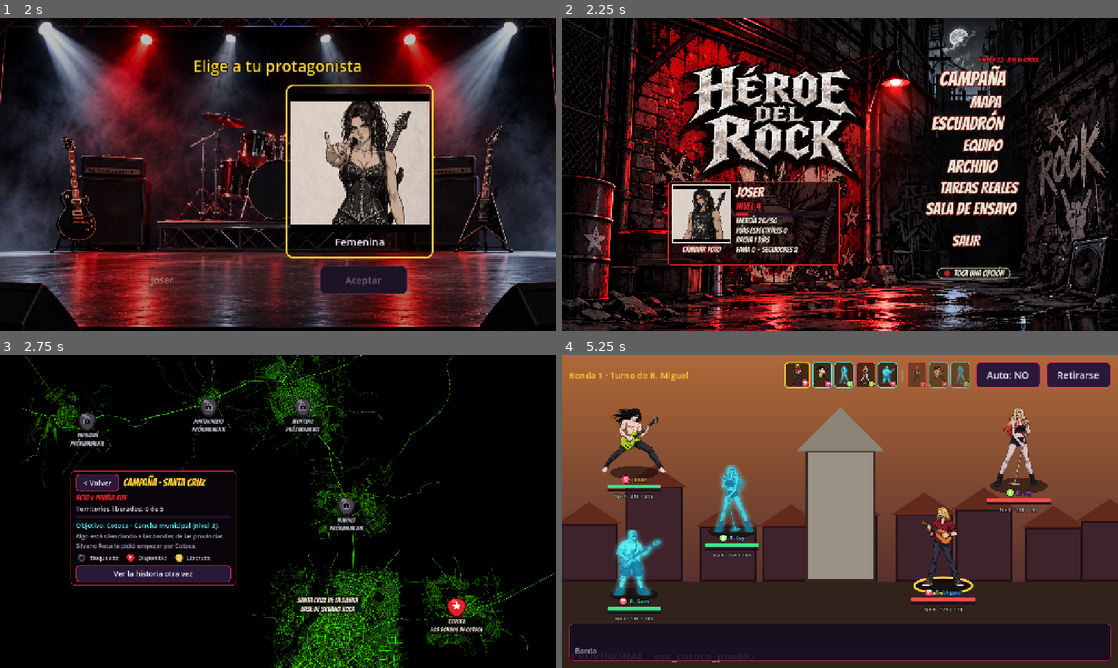
Above: before the commit, frames 1-4 (two rows, left to right).
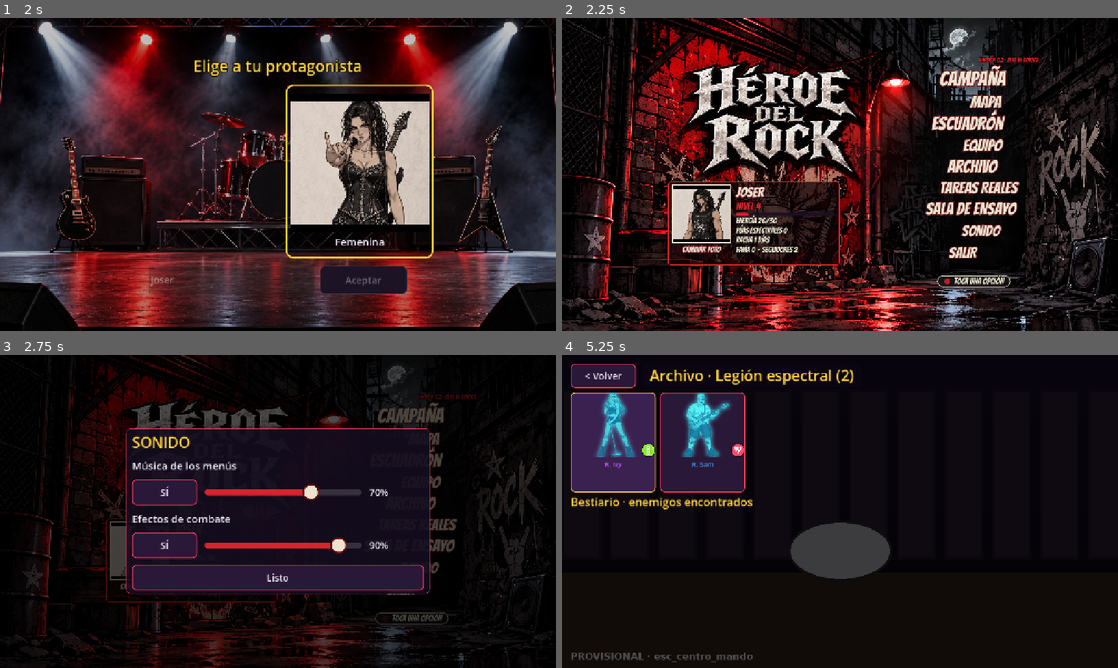
Above: after the commit, the same moments.

Repository: jhontitorblood/Heroe-del-Rock
Game: Godot game, scene res://tests/capturas.tscn
Two runs of this game, one before a commit and one after it. Both use one fixed random seed, a clock stepped at 60 frames per second and the inputs below. This scene is started directly instead of the project's main scene. Video files are missing from this copy of the repository; at most half a second of black plays in their place.
Inputs (mouse positions are in pixels of both pictures, inside the frame that each line leads up to):
- Up to frame 1 (2 s): click (278, 174) at 0.67 s; click (194, 171) at 1.27 s
- Up to frame 2 (2.25 s): click (923, 171) at 2 s
- Up to frame 3 (2.75 s): no input
- Up to frame 4 (5.25 s): click (734, 542) at 2.77 s; click "< Volver" at 3.5 s; click (767, 376) at 4.25 s, where only the run before the commit has a clickable "Ventajas por tipo"; click (612, 442) at 5.02 s

Frame 1 is identical in both runs. In frame 2, 1.3% of the frame differs, in the area x 67-81%, y 66-87%; in frame 3, 46%; in frame 4, 88%, in the area x 0-100%, y 0-100%.

Commit message:
Música de fondo en los menús y ventana SONIDO con encendido y volumen
- Last Lap Hero suena en inicio, selección, menú principal, Escuadrón, Equipo,
  Archivo, Tareas reales y Sala de Ensayo; se desvanece en intro, campaña,
  mapa y combate
- Nueva opción SONIDO: música y efectos de combate por separado (sí/no y volumen),
  guardados en user://ajustes.json

Co-Authored-By: Claude Opus 5.5 <noreply@anthropic.com>
Claude-Session: https://claude.ai/code/session_0146Z2twdAYFa7JBRbLJtDJs

Diff:
--- a/project.godot
+++ b/project.godot
@@ -16,6 +16,7 @@
 
 Datos="*res://scripts/autoload/datos.gd"
 Estado="*res://scripts/autoload/estado.gd"
+Sonido="*res://scripts/autoload/sonido.gd"
 
 [display]
 
--- /dev/null
+++ b/scripts/autoload/sonido.gd
@@ -0,0 +1,105 @@
+extends Node
+## Música de fondo y volumen del juego.
+## - La música de menús suena en las pantallas de MUSICA_EN y se apaga (con desvanecido)
+##   en las demás: video de intro, campaña, mapa y combate.
+## - Los ajustes (música y efectos: encendido y volumen) se guardan en user://ajustes.json,
+##   aparte de la partida, así se conservan aunque empieces una partida nueva.
+
+const RUTA_AJUSTES := "user://ajustes.json"
+const MUSICA_MENU := "res://assets/musica/menu"
+const MUSICA_EN := ["titulo", "creacion", "centro", "escuadron", "equipo", "archivo", "tareas", "ensayo"]
+const BUS_MUSICA := "Musica"
+const BUS_EFECTOS := "Efectos"
+
+var ajustes := {"musica_on": true, "musica_vol": 0.7, "efectos_on": true, "efectos_vol": 0.9}
+var reproductor: AudioStreamPlayer
+var tw: Tween
+
+
+func _ready() -> void:
+	process_mode = Node.PROCESS_MODE_ALWAYS
+	_crear_bus(BUS_MUSICA)
+	_crear_bus(BUS_EFECTOS)
+	_cargar()
+	reproductor = AudioStreamPlayer.new()
+	reproductor.bus = BUS_MUSICA
+	add_child(reproductor)
+	var st := _cargar_musica()
+	if st:
+		reproductor.stream = st
+	aplicar()
+
+
+func _crear_bus(nombre: String) -> void:
+	if AudioServer.get_bus_index(nombre) != -1:
+		return
+	AudioServer.add_bus()
+	var i := AudioServer.bus_count - 1
+	AudioServer.set_bus_name(i, nombre)
+	AudioServer.set_bus_send(i, "Master")
+
+
+func _cargar_musica() -> AudioStream:
+	for ext: String in [".ogg", ".mp3", ".wav"]:
+		var ruta: String = MUSICA_MENU + ext
+		if ResourceLoader.exists(ruta):
+			var st: AudioStream = load(ruta)
+			if "loop" in st:
+				st.set("loop", true)
+			return st
+	return null
+
+
+## Llamar al cambiar de pantalla: decide si la música de menús suena o no.
+func pantalla(nombre: String) -> void:
+	if reproductor == null or reproductor.stream == null:
+		return
+	if nombre in MUSICA_EN:
+		if not reproductor.playing:
+			reproductor.volume_db = -40.0
+			reproductor.play()
+		_desvanecer(0.0, 0.8)
+	elif reproductor.playing:
+		_desvanecer(-40.0, 0.8, true)
+
+
+func _desvanecer(destino_db: float, dur: float, detener := false) -> void:
+	if tw:
+		tw.kill()
+	tw = create_tween()
+	tw.tween_property(reproductor, "volume_db", destino_db, dur)
+	if detener:
+		tw.tween_callback(reproductor.stop)
+
+
+## Aplica encendido/volumen a los buses de música y efectos.
+func aplicar() -> void:
+	for par in [[BUS_MUSICA, "musica"], [BUS_EFECTOS, "efectos"]]:
+		var i := AudioServer.get_bus_index(par[0])
+		var vol: float = ajustes[par[1] + "_vol"]
+		var on: bool = ajustes[par[1] + "_on"]
+		AudioServer.set_bus_mute(i, not on or vol <= 0.001)
+		AudioServer.set_bus_volume_db(i, linear_to_db(max(vol, 0.001)))
+
+
+func cambiar(clave: String, valor) -> void:
+	ajustes[clave] = valor
+	aplicar()
+	_guardar()
+
+
+func _cargar() -> void:
+	if not FileAccess.file_exists(RUTA_AJUSTES):
+		return
+	var v = JSON.parse_string(FileAccess.get_file_as_string(RUTA_AJUSTES))
+	if typeof(v) == TYPE_DICTIONARY:
+		for k in ajustes:
+			if v.has(k):
+				ajustes[k] = v[k]
+
+
+func _guardar() -> void:
+	var f := FileAccess.open(RUTA_AJUSTES, FileAccess.WRITE)
+	if f:
+		f.store_string(JSON.stringify(ajustes))
+		f.close()
--- a/scripts/main.gd
+++ b/scripts/main.gd
@@ -27,6 +27,7 @@
 	actual = s
 	nombre_actual = nombre
 	add_child(s)
+	Sonido.pantalla(nombre)
 
 
 func _orientar(vertical: bool) -> void:
--- a/scripts/pantallas/centro.gd
+++ b/scripts/pantallas/centro.gd
@@ -16,7 +16,8 @@
 	["ARCHIVO", 54, 1040, 336, "archivo"],
 	["TAREAS REALES", 48, 1058, 400, "tareas"],
 	["SALA DE ENSAYO", 52, 1035, 464, "ensayo"],
-	["SALIR", 46, 1020, 560, "titulo"],
+	["SONIDO", 46, 1065, 530, "sonido"],
+	["SALIR", 46, 1010, 596, "titulo"],
 ]
 
 var lbl_desafinado: Label
@@ -67,7 +68,7 @@
 	h.add_child(_texto("TOCA UNA OPCIÓN", 26, HUESO, Color.BLACK, 6))
 	lienzo.add_child(pild)
 	pild.reset_size()
-	pild.position = Vector2(1045 - pild.size.x / 2.0, 640)
+	pild.position = Vector2(1045 - pild.size.x / 2.0, 664)
 	var tw := punto.create_tween().set_loops()
 	tw.tween_property(punto, "modulate:a", 0.3, 0.7)
 	tw.tween_property(punto, "modulate:a", 1.0, 0.7)
@@ -171,6 +172,9 @@
 	b.pressed.connect(func():
 		if navegando:
 			return
+		if destino == "sonido":
+			_ventana_sonido()
+			return
 		navegando = true
 		var tw := b.create_tween()
 		tw.tween_property(b, "scale", Vector2(1.12, 1.12), 0.08)
@@ -247,3 +251,73 @@
 		UI.aviso(self, "Foto", err)
 		return
 	foto.texture = Estado.textura_protagonista()
+
+
+## Ventana de sonido: música y efectos, cada uno con encendido y volumen.
+func _ventana_sonido() -> void:
+	var capa := UI.capa_modal(self)
+	var v := UI.centrado(capa, 700)
+	v.add_child(UI.etiqueta("SONIDO", 34, UI.ORO))
+	for fila in [["musica", "Música de los menús"], ["efectos", "Efectos de combate"]]:
+		var clave: String = fila[0]
+		v.add_child(UI.etiqueta(fila[1], 24, UI.TEXTO))
+		var h := HBoxContainer.new()
+		h.add_theme_constant_override("separation", 18)
+		v.add_child(h)
+		var on: bool = Sonido.ajustes[clave + "_on"]
+		var bt := Button.new()
+		bt.custom_minimum_size = Vector2(150, 60)
+		var lbl_vol := UI.etiqueta("", 22, UI.TEXTO)
+		lbl_vol.custom_minimum_size = Vector2(70, 0)
+		var sl := HSlider.new()
+		sl.min_value = 0
+		sl.max_value = 100
+		sl.step = 5
+		sl.value = round(float(Sonido.ajustes[clave + "_vol"]) * 100)
+		sl.custom_minimum_size = Vector2(360, 60)
+		sl.size_flags_vertical = Control.SIZE_SHRINK_CENTER
+		_estilo_deslizador(sl)
+		var refrescar := func():
+			var encendido: bool = Sonido.ajustes[clave + "_on"]
+			bt.text = "SÍ" if encendido else "NO"
+			bt.modulate = Color.WHITE if encendido else Color(0.6, 0.6, 0.6)
+			sl.editable = encendido
+			sl.modulate = Color.WHITE if encendido else Color(1, 1, 1, 0.4)
+			lbl_vol.text = "%d%%" % int(sl.value)
+		bt.pressed.connect(func():
+			Sonido.cambiar(clave + "_on", not bool(Sonido.ajustes[clave + "_on"]))
+			refrescar.call())
+		sl.value_changed.connect(func(x: float):
+			Sonido.cambiar(clave + "_vol", x / 100.0)
+			refrescar.call())
+		h.add_child(bt)
+		h.add_child(sl)
+		h.add_child(lbl_vol)
+		refrescar.call()
+	v.add_child(UI.boton("Listo", func(): capa.queue_free(), Vector2(0, 60)))
+
+
+## Deslizador grande y fácil de mover con el dedo.
+func _estilo_deslizador(sl: HSlider) -> void:
+	var riel := StyleBoxFlat.new()
+	riel.bg_color = Color(1, 1, 1, 0.15)
+	riel.set_corner_radius_all(6)
+	riel.content_margin_top = 7
+	riel.content_margin_bottom = 7
+	var lleno := StyleBoxFlat.new()
+	lleno.bg_color = ROJO
+	lleno.set_corner_radius_all(6)
+	lleno.content_margin_top = 7
+	lleno.content_margin_bottom = 7
+	sl.add_theme_stylebox_override("slider", riel)
+	sl.add_theme_stylebox_override("grabber_area", lleno)
+	sl.add_theme_stylebox_override("grabber_area_highlight", lleno)
+	var img := Image.create(40, 40, false, Image.FORMAT_RGBA8)
+	for y in 40:
+		for x in 40:
+			var d := Vector2(x - 19.5, y - 19.5).length()
+			if d <= 19.5:
+				img.set_pixel(x, y, HUESO if d < 15.5 else ROJO_OSCURO)
+	var icono := ImageTexture.create_from_image(img)
+	sl.add_theme_icon_override("grabber", icono)
+	sl.add_theme_icon_override("grabber_highlight", icono)
--- a/scripts/pantallas/combate.gd
+++ b/scripts/pantallas/combate.gd
@@ -651,6 +651,7 @@
 			p = parlantes[0]
 		else:
 			p = AudioStreamPlayer.new()
+			p.bus = Sonido.BUS_EFECTOS
 			add_child(p)
 			parlantes.append(p)
 	p.stream = st
--- a/tests/capturas.gd
+++ b/tests/capturas.gd
@@ -35,6 +35,8 @@
 	Estado.guardar()
 	Estado.ir("centro")
 	await _foto("03_centro")
+	main.actual._ventana_sonido()
+	await _foto("03b_sonido")
 	Estado.ir("campana")
 	await _foto("04_campana")
 	Estado.ir("mapa", {"zona": "cotoca"})
--- a/tests/prueba_pantallas.gd
+++ b/tests/prueba_pantallas.gd
@@ -109,6 +109,19 @@
 			sin_sonido.append(id)
 	_ok("sonido de ataque para todos los personajes " + str(sin_sonido), sin_sonido.is_empty())
 	_ok("sonidos de golpe", Datos.sonido("golpe") != null and Datos.sonido("golpe_fuerte") != null)
+	# Música de menús: suena en el menú principal y se apaga en campaña
+	_ok("musica de menu cargada", Sonido.reproductor.stream != null)
+	Estado.ir("centro")
+	await _esperar(4)
+	_ok("musica suena en el menu", Sonido.reproductor.playing)
+	Estado.ir("campana")
+	await get_tree().create_timer(1.2).timeout
+	_ok("musica se apaga en campaña", not Sonido.reproductor.playing)
+	Estado.ir("centro")
+	await _esperar(4)
+	main.actual._ventana_sonido()
+	await _esperar(2)
+	_ok("ventana de sonido", true)
 	print("FIN DE LA PRUEBA")
 	get_tree().quit()
 
Not shown, added: assets/musica/menu.mp3.import
Not shown, added: scripts/autoload/sonido.gd.uid
Not shown, added: assets/musica/menu.mp3
Not shown, changed: docs/ASSETS.md
